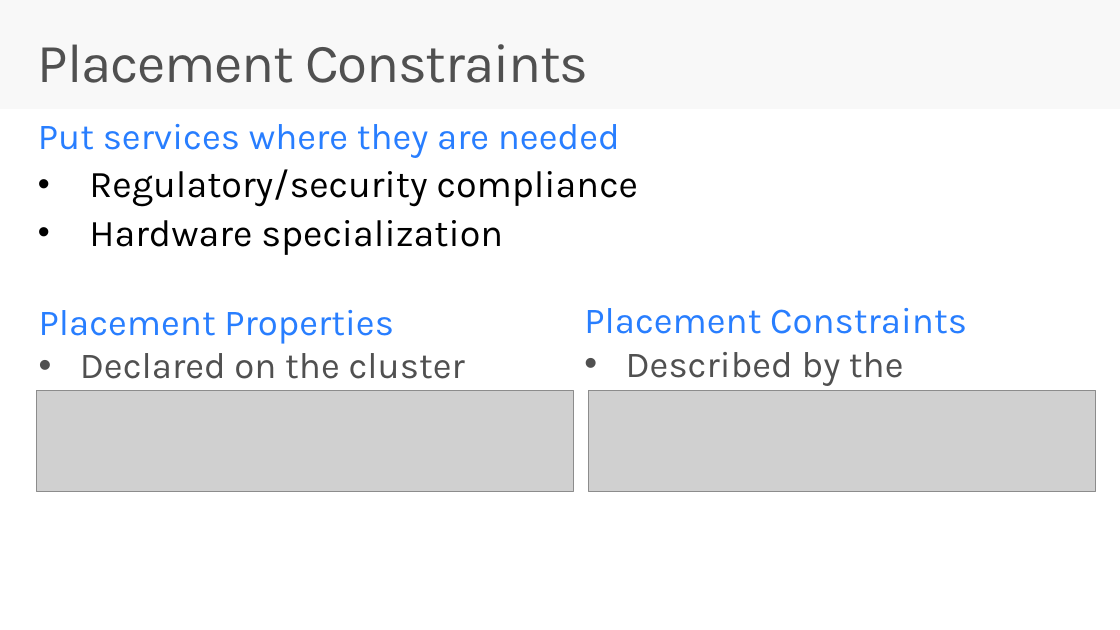
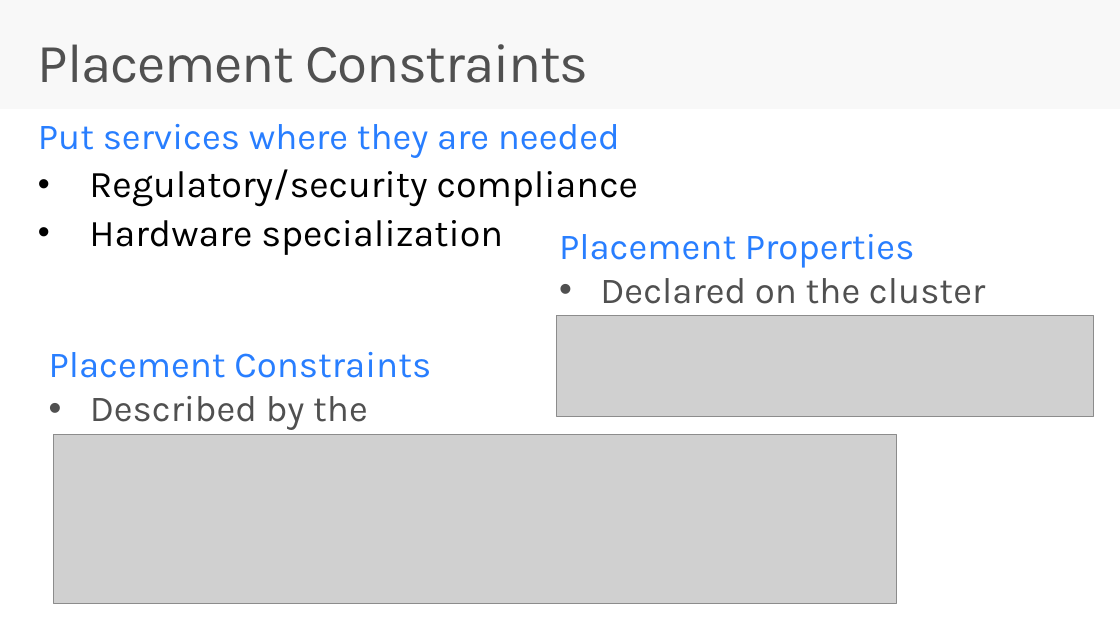
Before and after one commit to brentstineman/PersonalStuff, a slide deck: slide 7 of Presentations/Service Fabric/ServiceFabric - Real World.pptx. Drawn at 1120x630 pixels with LibreOffice and Linux fonts; fonts in the diff are those of the drawing; grey boxes stand for pictures. Boxes give left, top, right and bottom in pixels: in the first picture for what was removed or moved away, otherwise in the second. Text is boxed around its words. In the diff, an @@ line names an element or a change of style, - is before the commit and + after.

Commit message:
Added updated cluster template to be used with the certificates, updated presentation and associated readme

```diff
--- a/Presentations/Service Fabric/ServiceFabric - Real World.pptx
+++ b/Presentations/Service Fabric/ServiceFabric - Real World.pptx
@@ text "Placement Properties": place and size @@
-text "Placement Properties" at <box>39,310,465,391</box>
+text "Placement Properties" at <box>559,234,985,316</box>
@@ picture: place and size @@
-picture at <box>36,390,572,492</box>
+picture at <box>557,315,1093,416</box>
@@ text "Placement Constraints": place and size @@
-text "Placement Constraints" at <box>584,308,967,391</box>
+text "Placement Constraints" at <box>49,352,431,435</box>
@@ picture: place and size @@
-picture at <box>589,390,1096,492</box>
+picture at <box>53,434,897,603</box>
```
Also in this commit, not shown: 9 other slides changed, 2 other files.
